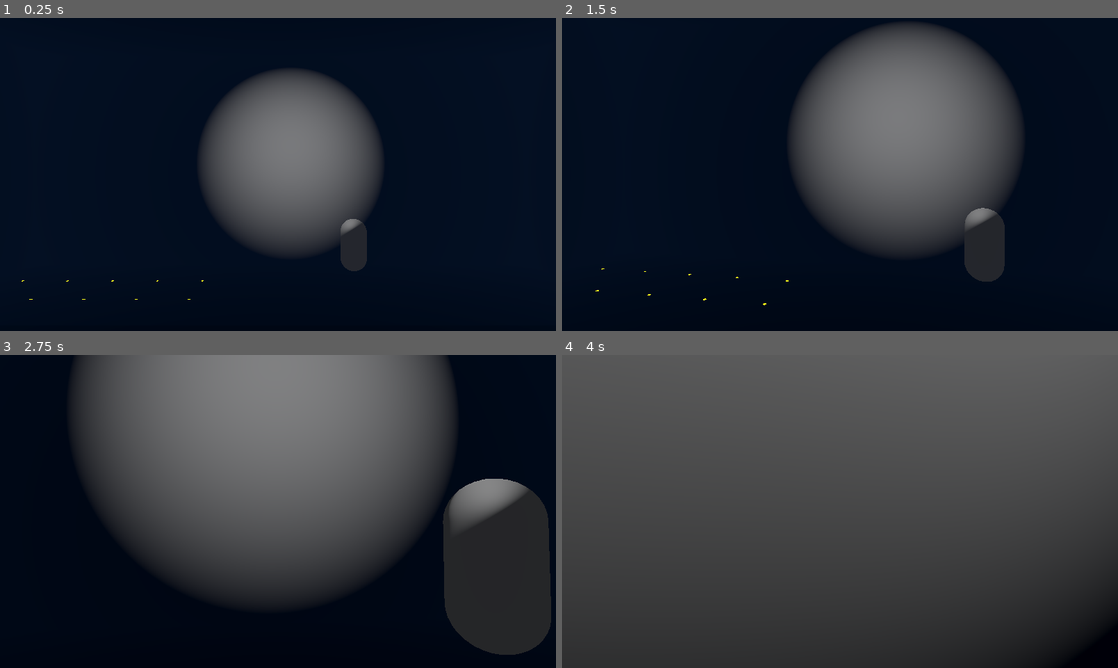
Above: before the commit, frames 1-4 (two rows, left to right).
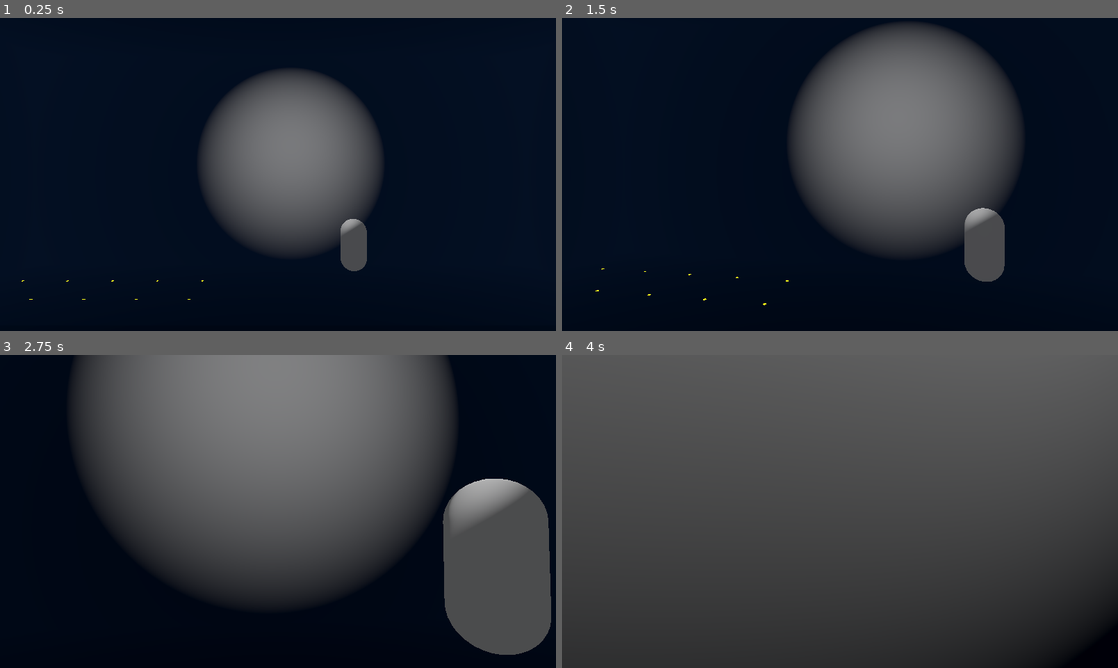
Above: after the commit, the same moments.

Repository: ConnorChow/2MinuteJam
Game: Godot game, scene res://2MinuteJam/Scenes/World.tscn
Two runs of this game, one before a commit and one after it. Both use one fixed random seed, a clock stepped at 60 frames per second and the inputs below.
Inputs (mouse positions are in pixels of both pictures, inside the frame that each line leads up to):
- Up to frame 1 (0.25 s): no input
- Up to frame 2 (1.5 s): tap Enter at 0.5 s; move the mouse to (867, 174) at 0.52 s; hold Ctrl (ctrl) 0.53-1.28 s; hold W (forward) from 0.53 s (still down); tap Space (jump) at 0.77 s; move the mouse to (812, 174) at 1.27 s; tap E (interact) at 1.35 s
- Up to frame 3 (2.75 s): keep holding W (forward); tap Space (jump) at 1.52 s; move the mouse to (289, 505) at 2.02 s; tap Mouse wheel down (mwd) at 2.1 s
- Up to frame 4 (4 s): keep holding W (forward); move the mouse to (834, 517) at 2.77 s; tap Mouse wheel up (mwu) at 2.85 s; tap Space (jump) at 3.02, 3.77 s; move the mouse to (878, 514) at 3.52 s; hold Shift (shift) from 3.53 s (still down)

The runs differ from the first frame. In frame 1, 0.7% of the frame differs, in the area x 61-66%, y 64-81%; in frame 2, 1.5%; in frame 3, 9.1%, in the area x 79-100%, y 39-96%; in frame 4, nothing differs.

Commit message:
attempt at placeholder colour

Diff:
--- a/2MinuteJam/Scenes/World.tscn
+++ b/2MinuteJam/Scenes/World.tscn
@@ -12,6 +12,7 @@
 [ext_resource type="PackedScene" uid="uid://ba43ypuyd56kj" path="res://2MinuteJam/Scenes/Prebuilds/ChristmasHouse.tscn" id="10_b57lw"]
 [ext_resource type="PackedScene" uid="uid://oj8yd2ldinpc" path="res://2MinuteJam/Objects/ChristmasDeco/Plank.tscn" id="11_7ttf0"]
 [ext_resource type="PackedScene" uid="uid://c6ocli0eloboc" path="res://2MinuteJam/Objects/Well.tscn" id="12_nf6n7"]
+[ext_resource type="PackedScene" uid="uid://cao36a7xwhym8" path="res://2MinuteJam/npcs/TheaterNPC.tscn" id="13_rqgvj"]
 
 [sub_resource type="StandardMaterial3D" id="StandardMaterial3D_ff47w"]
 albedo_color = Color(0.701961, 0.701961, 0, 1)
@@ -749,3 +750,7 @@
 
 [node name="Well" parent="." instance=ExtResource("12_nf6n7")]
 transform = Transform3D(1, 0, 0, 0, 1, 0, 0, 0, 1, -93.981, 0, 96.812)
+
+[node name="BaseNpc2" parent="." instance=ExtResource("13_rqgvj")]
+transform = Transform3D(1, 0, 0, 0, 1, 0, 0, 0, 1, -6.19962, 5.96578, 11.5271)
+colour = Color(0, 0, 0, 1)
--- /dev/null
+++ b/2MinuteJam/npcs/TheaterNPC.tscn
@@ -0,0 +1,6 @@
+[gd_scene load_steps=2 format=3 uid="uid://cao36a7xwhym8"]
+
+[ext_resource type="PackedScene" uid="uid://cesaq07oa64kf" path="res://2MinuteJam/npcs/baseNPC/baseNPC.tscn" id="1_7j3ws"]
+
+[node name="BaseNpc" instance=ExtResource("1_7j3ws")]
+dialogue = ["SHHH", "I'm trying to watch the movie!"]
--- a/2MinuteJam/npcs/baseNPC/baseNPC.gd
+++ b/2MinuteJam/npcs/baseNPC/baseNPC.gd
@@ -4,16 +4,18 @@
 const SPEED = 5.0
 const JUMP_VELOCITY = 4.5
 var gravity = ProjectSettings.get_setting("physics/3d/default_gravity")
-var dialogue = ["Hello", "Good Bye", "beep", "boop"]
 
-
+@export var dialogue = ["Hello", "Good Bye", "beep", "boop"]
+@export var colour : Color
 @export_enum("walks", "rolls", "falls") var moveType
 
 
 var textPlace : int = 0
 @onready var dialogueDetect = $playerDialogueDetector
+@onready var mesh = $MeshInstance3D
+func _ready():
+	mesh.set_instance_shader_parameter("albedo_color", colour)
 
-func _ready():
 	add_to_group("interact")
 
 
--- a/2MinuteJam/npcs/baseNPC/baseNPC.tscn
+++ b/2MinuteJam/npcs/baseNPC/baseNPC.tscn
@@ -1,8 +1,11 @@
-[gd_scene load_steps=5 format=3 uid="uid://cesaq07oa64kf"]
+[gd_scene load_steps=6 format=3 uid="uid://cesaq07oa64kf"]
 
 [ext_resource type="Script" path="res://2MinuteJam/npcs/baseNPC/baseNPC.gd" id="1_1mhks"]
 
+[sub_resource type="StandardMaterial3D" id="StandardMaterial3D_3eyrr"]
+
 [sub_resource type="CapsuleMesh" id="CapsuleMesh_g1j7f"]
+material = SubResource("StandardMaterial3D_3eyrr")
 
 [sub_resource type="CapsuleShape3D" id="CapsuleShape3D_2iyhf"]
 
@@ -11,6 +14,7 @@
 
 [node name="BaseNpc" type="CharacterBody3D"]
 script = ExtResource("1_1mhks")
+colour = Color(1, 1, 1, 0)
 
 [node name="MeshInstance3D" type="MeshInstance3D" parent="."]
 mesh = SubResource("CapsuleMesh_g1j7f")
Not shown: 1 places in 2MinuteJam/Scenes/World.tscn that only renumber resources
